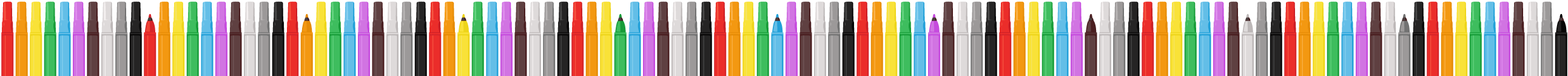
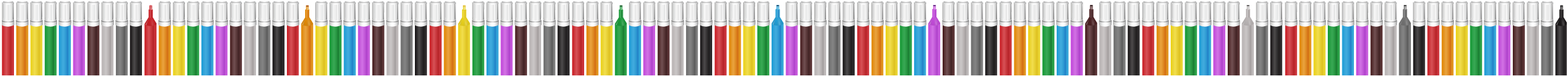
Two versions of the same layered image (w=1568, h=76). Layer-by-layer changes:
added layer "pen_spritesheet.png" above "Pasted Layer copy #8" over [1, 1, 1567, 76]
hid "Pasted Layer copy #8" over [1142, 1, 1283, 33]
hid "Pasted Layer copy #7" over [999, 1, 1140, 33]
hid "Pasted Layer copy #6" over [857, 1, 998, 33]
hid "Pasted Layer copy #5" over [714, 1, 855, 33]
hid "Pasted Layer copy #4" over [572, 1, 713, 33]
hid "Pasted Layer copy #3" over [429, 1, 570, 33]
hid "Pasted Layer copy #2" over [286, 1, 428, 33]
hid "Pasted Layer copy #1" over [158, 1, 285, 33]
hid "Pasted Layer copy" over [1284, 1, 1425, 33]
hid "Pasted Layer copy #9" over [1427, 1, 1553, 33]
hid "Pasted Layer" over [1, 1, 142, 33]
hid "Pasted Layer #4" over [1426, 13, 1568, 76]
hid "Pasted Layer #5" over [1284, 13, 1425, 76]
hid "Pasted Layer #6" over [1141, 13, 1283, 76]
hid "Pasted Layer #7" over [999, 13, 1140, 76]
hid "Pasted Layer #10" over [856, 13, 998, 76]
hid "Pasted Layer #11" over [713, 13, 855, 76]
hid "Pasted Layer #8" over [571, 13, 713, 76]
hid "Pasted Layer #3" over [428, 13, 570, 76]
hid "Pasted Layer #2" over [286, 13, 428, 76]
hid "Pasted Layer #1" over [143, 13, 285, 76]
hid "Pasted Layer #9" over [1, 13, 142, 76]
